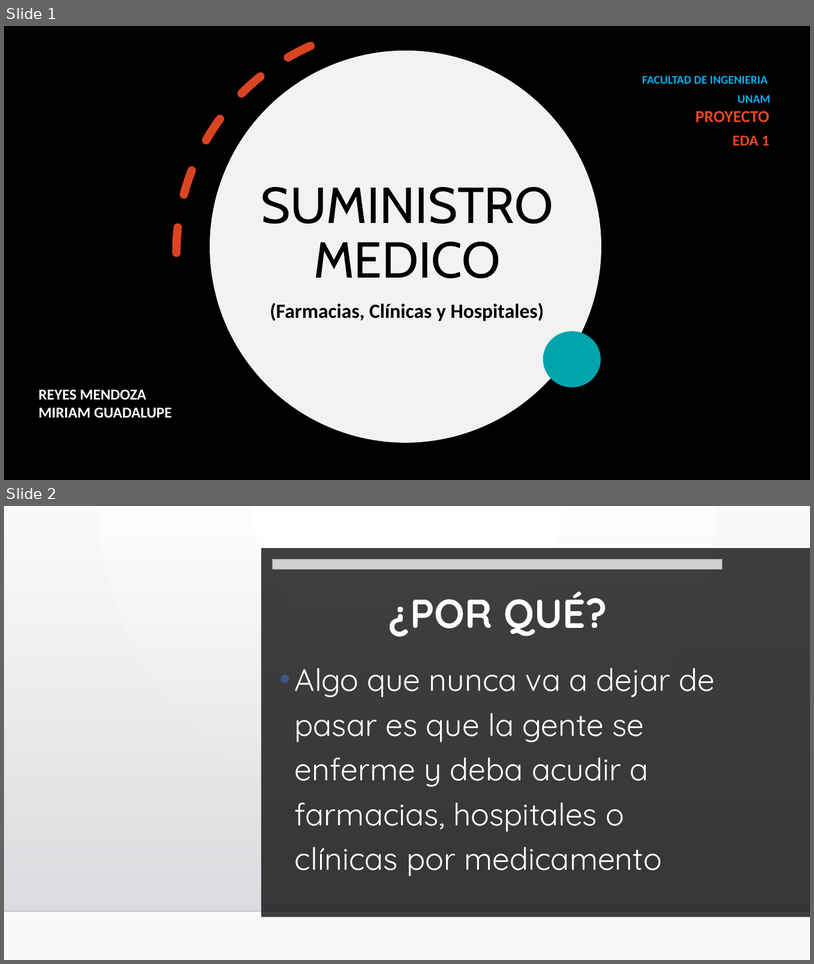
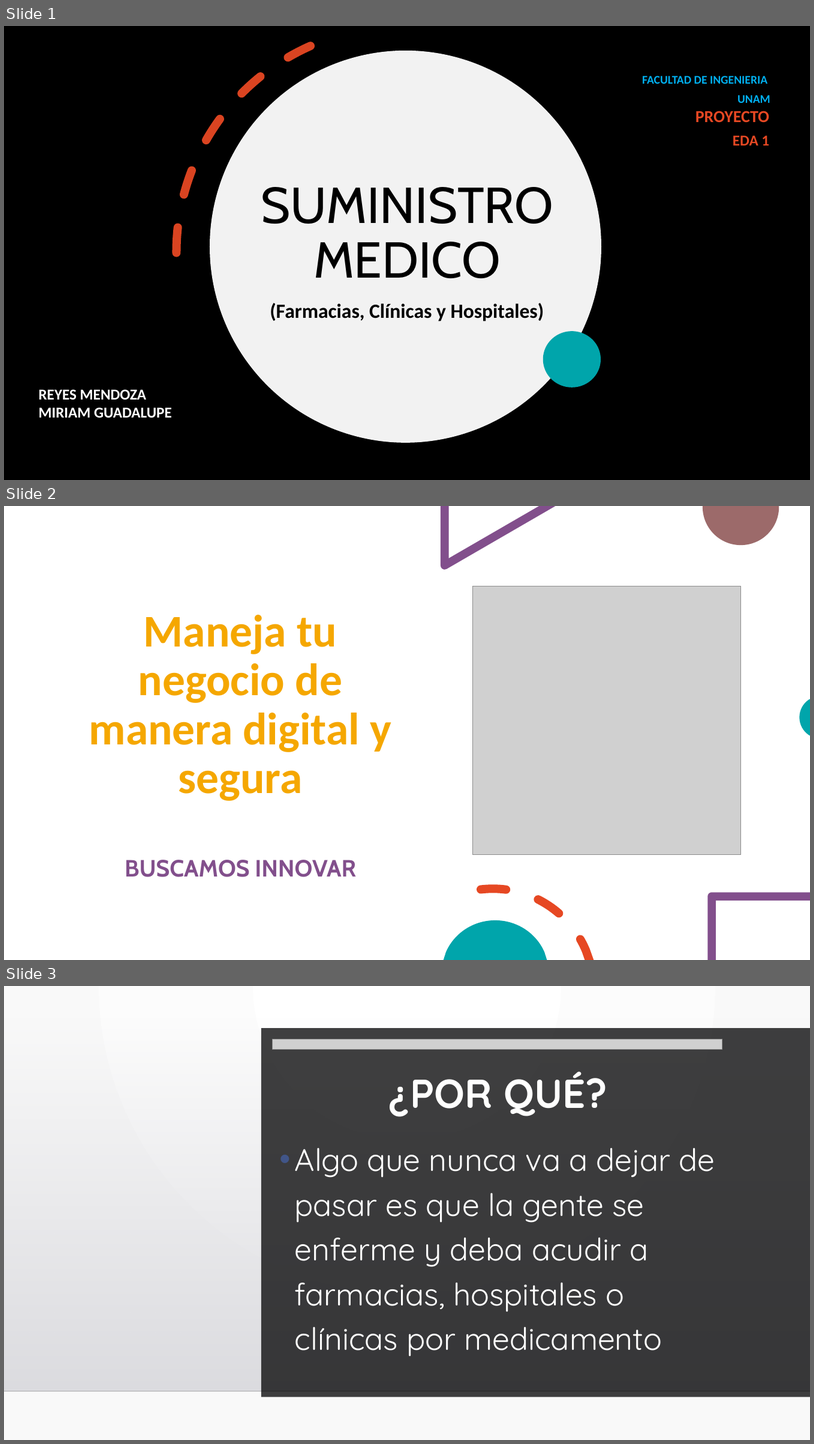
Before and after one commit to miriamyi01/Hospital-Warehouse, a slide deck: Proyecto Completo (EDAI)/Suministro Médico.pptx. Shown one above the other, each under a label of ours: slides 1 and 2 before the commit, slides 1, 2 and 3 after it. The pictures are 814x964 and 814x1444 pixels, drawn with LibreOffice and Linux fonts; fonts in the diff are those of the drawing; grey boxes stand for pictures; background and template pictures are left out. Boxes give left, top, right and bottom in pixels: in the first picture for what was removed or moved away, otherwise in the second. Text is boxed around its words. In the diff, an @@ line names an element or a change of style, - is before the commit and + after.

```diff
--- a/Proyecto Completo (EDAI)/Suministro Médico.pptx
+++ b/Proyecto Completo (EDAI)/Suministro Médico.pptx
@@ slide 2 added at bbox=[4, 506, 810, 960], background #FFFFFF; not listed: 1 template element that a slide beside it also shows @@
@@ rectangle added at bbox=[4, 506, 810, 960], fill #FFFFFF @@
@@ freeform shape added at bbox=[441, 506, 556, 570], fill #824F8C @@
@@ freeform shape added at bbox=[704, 506, 780, 546], fill #9C6A6A @@
@@ picture added at bbox=[473, 586, 742, 855] @@
@@ subtitle added at bbox=[89, 615, 392, 801], 54 pt, text #F5A700, bold @@
+Maneja tu negocio de manera digital y segura
@@ freeform shape added at bbox=[800, 699, 810, 735], fill #00A5AB @@
@@ title added at bbox=[125, 859, 356, 877], 28 pt, text #824F8C, bold @@
+BUSCAMOS INNOVAR
@@ freeform shape added at bbox=[477, 884, 594, 960], fill #E64823 @@
@@ freeform shape added at bbox=[708, 892, 810, 960], fill #824F8C @@
@@ freeform shape added at bbox=[444, 920, 547, 960], fill #00A5AB @@
@@ what was slide 2 is now slide 3 @@
```
Also in this commit, not shown: 1 slide changed.
